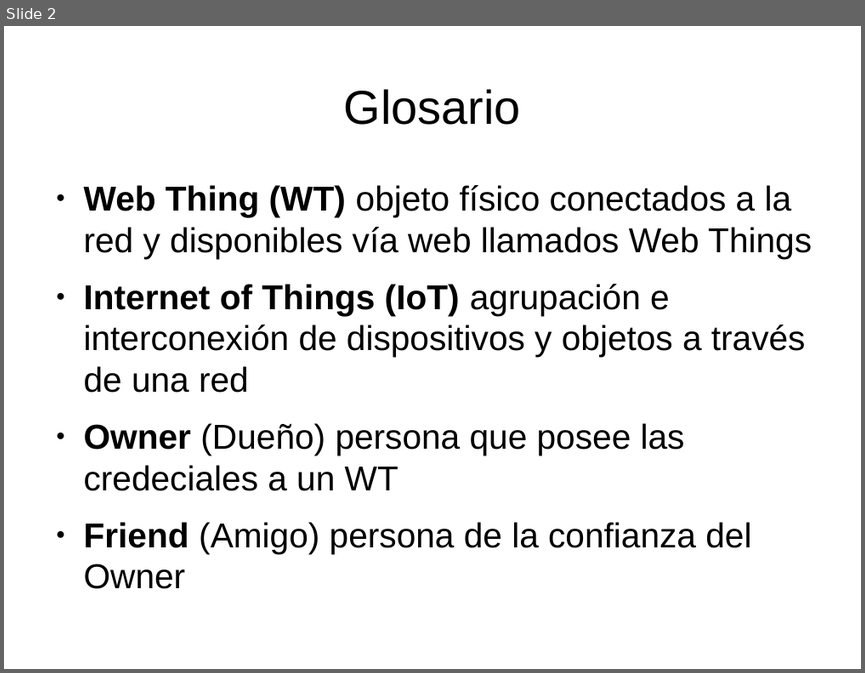
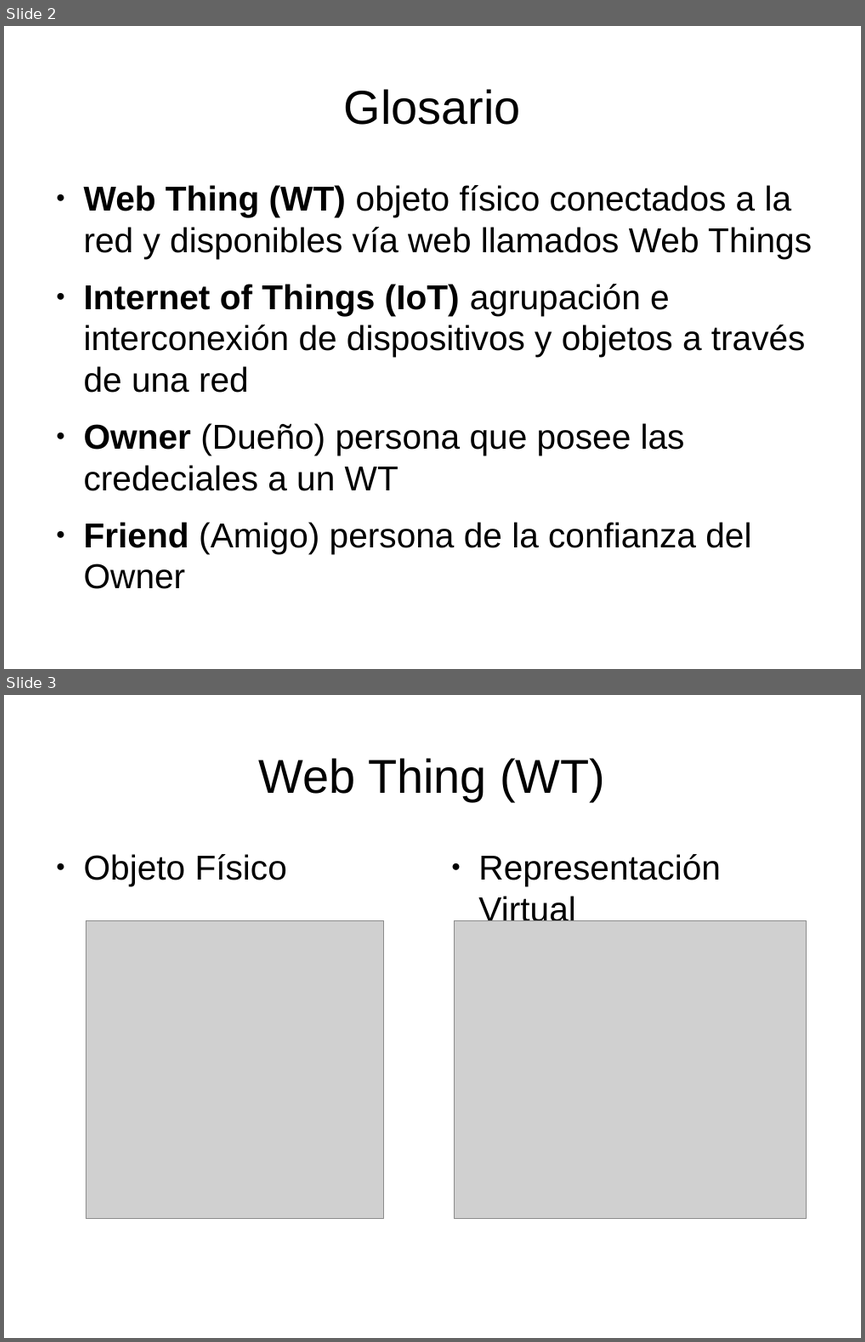
Before and after one commit to danielsalgadop/sac, a slide deck: docs/presentation/social_access_controller.odp. Shown one above the other, each under a label of ours: slide 2 before the commit, slides 2 and 3 after it. The pictures are 865x673 and 865x1342 pixels, drawn with LibreOffice and Linux fonts; fonts in the diff are those of the drawing; grey boxes stand for pictures. Boxes give left, top, right and bottom in pixels: in the first picture for what was removed or moved away, otherwise in the second. Text is boxed around its words. In the diff, an @@ line names an element or a change of style, - is before the commit and + after.

```diff
--- a/docs/presentation/social_access_controller.odp
+++ b/docs/presentation/social_access_controller.odp
@@ slide 3 added at (4,695,861,1338), background #FFFFFF @@
@@ title added at (259,758,605,801), 44 pt, text #000000 @@
+Web Thing (WT)
@@ text added at (84,854,287,886), 32 pt, text #000000 @@
+● Objeto Físico
@@ text added at (478,854,721,928), 32 pt, text #000000 @@
+● Representación Virtual
@@ picture added at (86,920,384,1219) @@
@@ picture added at (454,920,806,1219) @@
```
Also in this commit, not shown: 1 slide changed, 2 other slides added, 1 slide removed, 7 other files.
